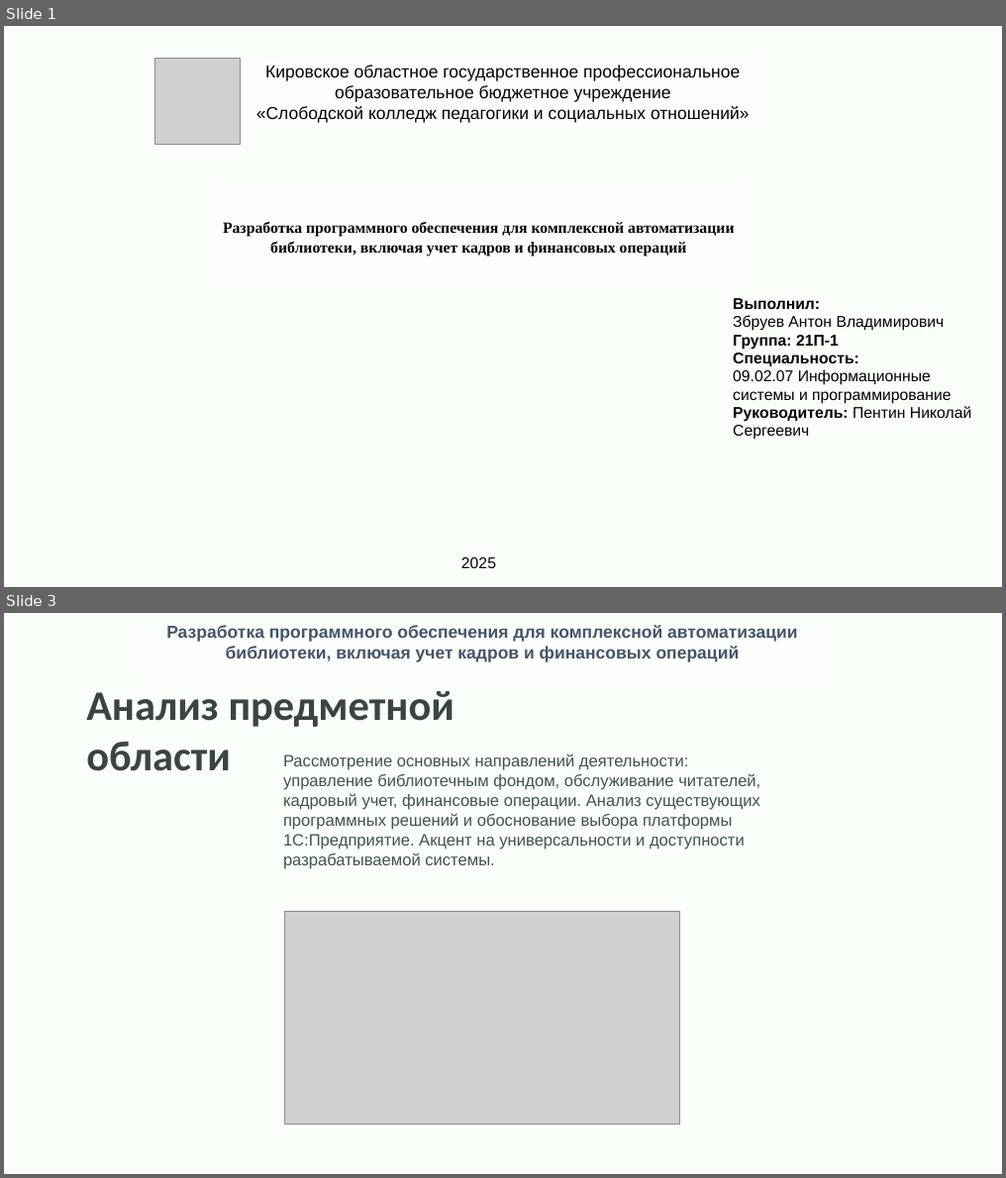
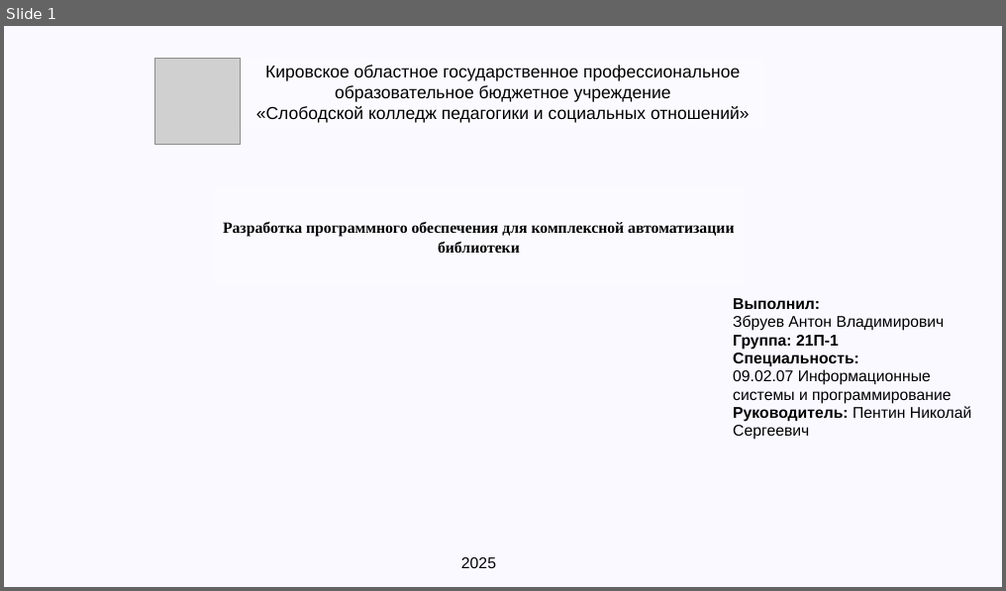
Before and after one commit to Smixdy/DiplomZbruev, a slide deck: Презентация дипломной работы.pptx. Shown one above the other, each under a label of ours: slides 1 and 3 before the commit, slide 1 after it; the slides between them are not shown. The pictures are 1006x1178 and 1006x591 pixels, drawn with LibreOffice and Linux fonts; fonts in the diff are those of the drawing; grey boxes stand for pictures; background and template pictures are left out. Boxes give left, top, right and bottom in pixels: in the first picture for what was removed or moved away, otherwise in the second. Text is boxed around its words. In the diff, an @@ line names an element or a change of style, - is before the commit and + after.

```diff
--- a/Презентация дипломной работы.pptx
+++ b/Презентация дипломной работы.pptx
@@ slide 3 removed at (x1=4, y1=613, x2=1002, y2=1174), background #FFFFFF; not listed: 1 template element that a slide beside it also shows @@
@@ text removed at (x1=166, y1=625, x2=798, y2=663) @@
-Разработка программного обеспечения для комплексной автоматизации библиотеки, включая учет кадров и финансовых операций
@@ text removed at (x1=86, y1=691, x2=454, y2=771) @@
-Анализ предметной области
@@ text removed at (x1=283, y1=754, x2=760, y2=869) @@
-Рассмотрение основных направлений деятельности: управление библиотечным фондом, обслуживание читателей, кадровый учет, финансовые операции. Анализ существующих программных решений и обоснование выбора платформы 1С:Предприятие. Акцент на универсальности и доступности разрабатываемой системы.
@@ picture removed at (x1=285, y1=911, x2=679, y2=1125) @@
@@ rectangle removed at (x1=878, y1=1137, x2=1002, y2=1174) @@
@@ slide 1 changed as well @@
@@ background #FFFFFF to #000000 @@
@@ rectangle at (x1=4, y1=26, x2=1002, y2=587): fill #FAFFFA to #F9F9FF @@
@@ text at (x1=223, y1=222, x2=734, y2=253): text changed @@
-Разработка программного обеспечения для комплексной автоматизации библиотеки, включая учет кадров и финансовых операций
+Разработка программного обеспечения для комплексной автоматизации библиотеки
```
Also in this commit, not shown: 3 other slides changed, 13 slides added, 5 other slides removed.
